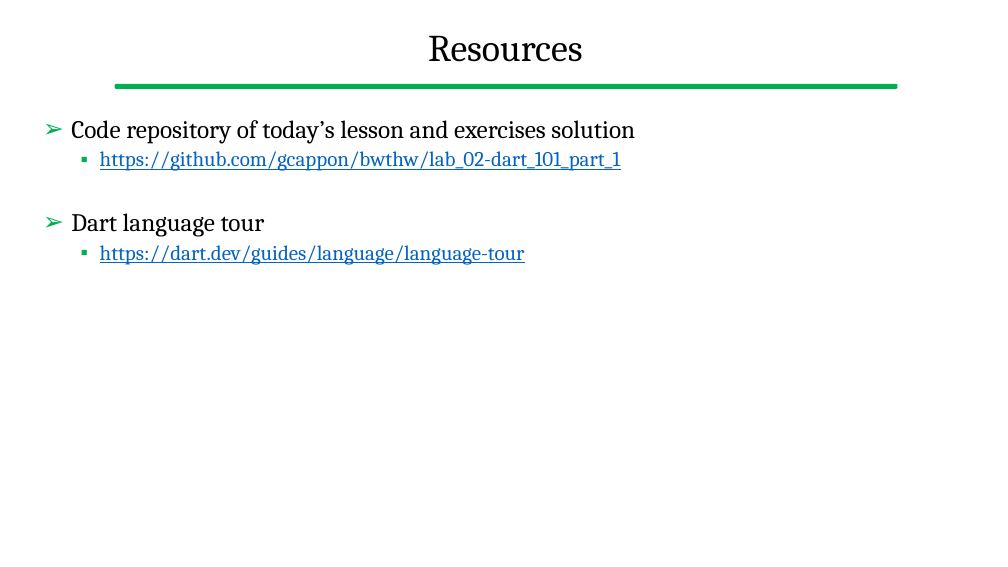
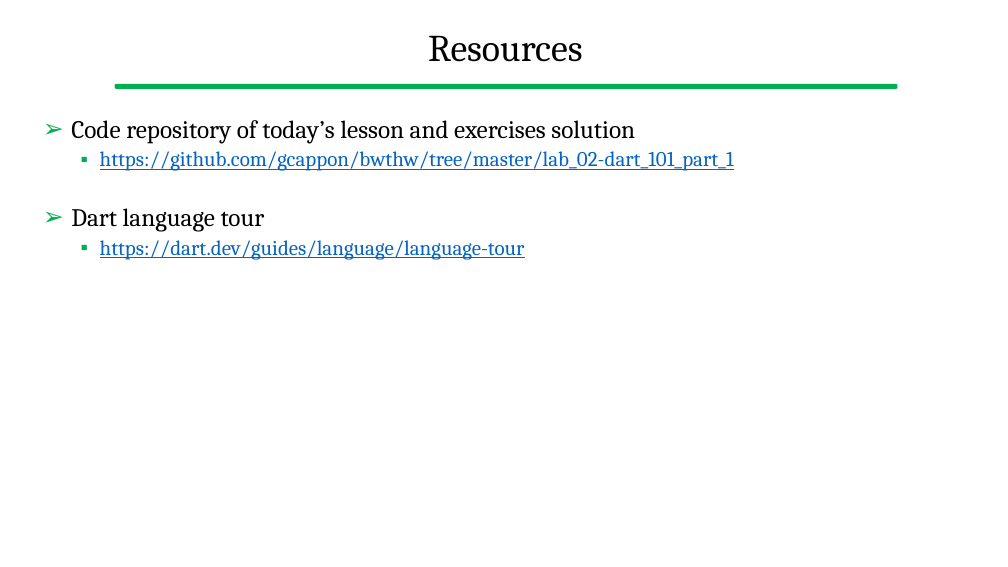
Before and after one commit to gcappon/bwthw, a slide deck: slide 50 of lab_02-dart_101_part_1/lab_02-dart_101_part_1.pptx. Drawn at 1008x567 pixels with LibreOffice and Linux fonts; fonts in the diff are those of the drawing. Boxes give left, top, right and bottom in pixels: in the first picture for what was removed or moved away, otherwise in the second. Text is boxed around its words. In the diff, an @@ line names an element or a change of style, - is before the commit and + after.

Commit message:
[master] added third lab (first version)

```diff
--- a/lab_02-dart_101_part_1/lab_02-dart_101_part_1.pptx
+++ b/lab_02-dart_101_part_1/lab_02-dart_101_part_1.pptx
@@ text at <box>100,151,734,171</box>: text changed @@
-  ▪ https://github.com/gcappon/bwthw/lab_02-dart_101_part_1
+  ▪ https://github.com/gcappon/bwthw/tree/master/lab_02-dart_101_part_1
```
Also in this commit, not shown: 11 other files.
